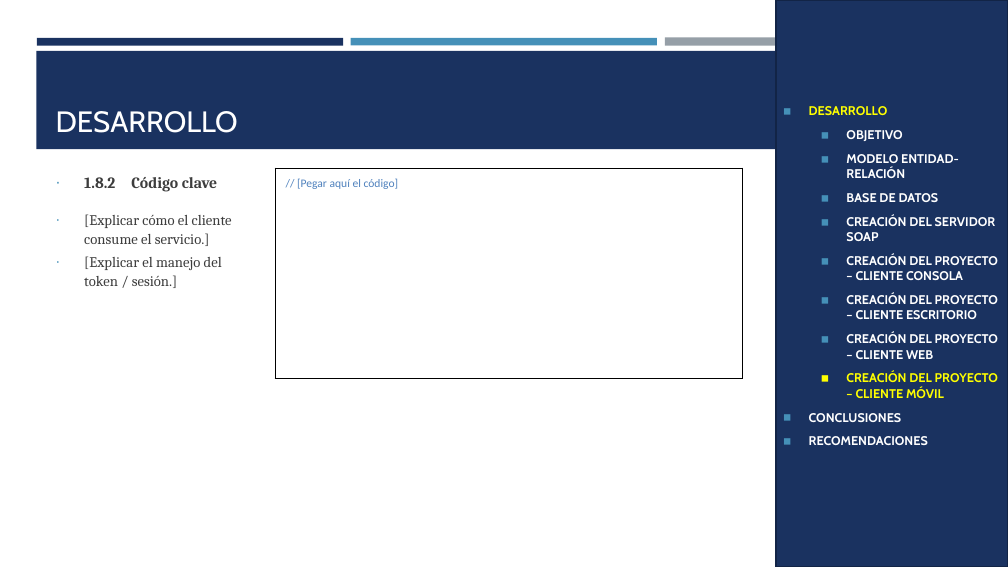
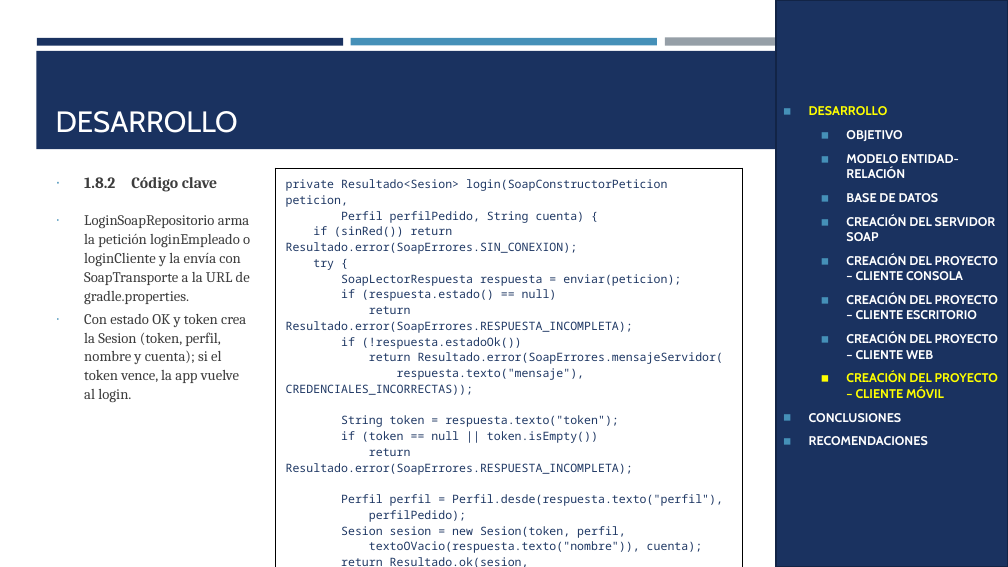
Before and after one commit to IMarcusDev/TI.1.1.-PAO202651_SOAP_JAVA_CONBDD_NRC36883_GR04, a slide deck: slide 29 of 05. DOCUMENTACION/PRESENTACION TI.1.1. SOAP con BDD en JAVA GR4.pptx (slide 26 before the commit). Drawn at 1008x567 pixels with LibreOffice and Linux fonts; fonts in the diff are those of the drawing. Boxes give left, top, right and bottom in pixels: in the first picture for what was removed or moved away, otherwise in the second. Text is boxed around its words. In the diff, an @@ line names an element or a change of style, - is before the commit and + after.

```diff
--- a/05. DOCUMENTACION/PRESENTACION TI.1.1. SOAP con BDD en JAVA GR4.pptx
+++ b/05. DOCUMENTACION/PRESENTACION TI.1.1. SOAP con BDD en JAVA GR4.pptx
@@ table at box(275, 168, 743, 567) @@
@@ row 1, column 1: "// [Pegar aquí el código]" to "private Resultado<Sesion> login(SoapConstructorPeticion peticion, / Perfil perfilPedido, String cuenta) { / if (sinRed()) return Resultado.error(SoapErrores.SIN_CONEXION); / try { / SoapLectorRespuesta respuesta = enviar(peticion); / if (respuesta.estado() == null) / return Resultado.error(SoapErrores.RESPUESTA_INCOMPLETA); / if (!respuesta.estadoOk()) / return Resultado.error(SoapErrores.mensajeServidor( / respuesta.texto("mensaje"), CREDENCIALES_INCORRECTAS)); / String token = respuesta.texto("token"); / if (token == null || token.isEmpty()) / return Resultado.error(SoapErrores.RESPUESTA_INCOMPLETA); / Perfil perfil = Perfil.desde(respuesta.texto("perfil"), / perfilPedido); / Sesion sesion = new Sesion(token, perfil, / textoOVacio(respuesta.texto("nombre")), cuenta); / return Resultado.ok(sesion, / textoOVacio(respuesta.texto("mensaje"))); / } catch (Exception e) { / return Resultado.error(SoapErrores.mensaje(e)); / } / }" @@
@@ text at box(84, 215, 250, 402): text changed @@
-∙ [Explicar cómo el cliente consume el servicio.]
-∙ [Explicar el manejo del token / sesión.]
+∙ LoginSoapRepositorio arma la petición loginEmpleado o loginCliente y la envía con SoapTransporte a la URL de gradle.properties.
+∙ Con estado OK y token crea la Sesion (token, perfil, nombre y cuenta); si el token vence, la app vuelve al login.
```
Also in this commit, not shown: 19 other slides changed, 4 slides added.
